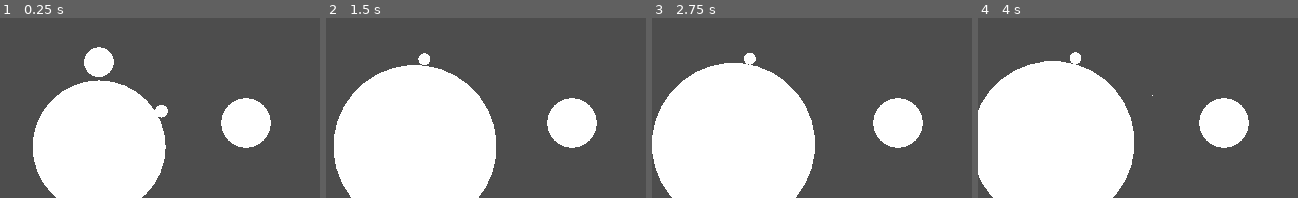
Above: before the commit, frames 1-4 (left to right).
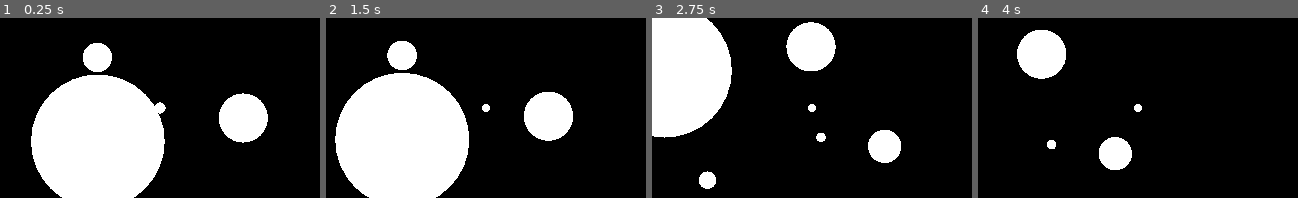
Above: after the commit, the same moments.

Repository: yiduu76/BubbleEater
Game: Godot game, scene res://tscns/world.tscn
The game is run twice, just before and just after one commit, with the same random seed, the same clock (stepped at 60 frames per second) and the same inputs.
Inputs (mouse positions are in pixels of both pictures, inside the frame that each line leads up to):
- Up to frame 1 (0.25 s): no input
- Up to frame 2 (1.5 s): move the mouse to (556, 99) at 0.52 s; hold Right (ui_right) 0.53-1.28 s; move the mouse to (422, 117) at 1.27 s; hold Down (ui_down) from 1.28 s (still down)
- Up to frame 3 (2.75 s): move the mouse to (844, 68) at 2.02 s; release Down (ui_down) at 2.03 s; hold Right (ui_right) from 2.03 s (still down)
- Up to frame 4 (4 s): move the mouse to (1122, 144) at 2.77 s; release Right (ui_right) at 2.78 s; hold Up (ui_up) 2.78-3.53 s; move the mouse to (1234, 135) at 3.52 s; hold Left (ui_left) from 3.53 s (still down)

The runs differ from the first frame. In frame 1, 74% of the frame differs, in the area x 0-100%, y 0-100%; in frame 2, 75%; in frame 3, 93%; in frame 4, 97%.

Commit message:
some optimize

Diff:
--- a/project.godot
+++ b/project.godot
@@ -19,7 +19,50 @@
 
 window/size/viewport_width=320
 window/size/viewport_height=180
+window/size/mode=2
+window/size/transparent=true
+window/per_pixel_transparency/allowed=true
+
+[input]
+
+ui_left={
+"deadzone": 0.5,
+"events": [Object(InputEventKey,"resource_local_to_scene":false,"resource_name":"","device":0,"window_id":0,"alt_pressed":false,"shift_pressed":false,"ctrl_pressed":false,"meta_pressed":false,"pressed":false,"keycode":4194319,"physical_keycode":0,"key_label":0,"unicode":0,"echo":false,"script":null)
+, Object(InputEventJoypadButton,"resource_local_to_scene":false,"resource_name":"","device":0,"button_index":13,"pressure":0.0,"pressed":false,"script":null)
+, Object(InputEventJoypadMotion,"resource_local_to_scene":false,"resource_name":"","device":0,"axis":0,"axis_value":-1.0,"script":null)
+, Object(InputEventKey,"resource_local_to_scene":false,"resource_name":"","device":-1,"window_id":0,"alt_pressed":false,"shift_pressed":false,"ctrl_pressed":false,"meta_pressed":false,"pressed":false,"keycode":0,"physical_keycode":65,"key_label":0,"unicode":97,"echo":false,"script":null)
+]
+}
+ui_right={
+"deadzone": 0.5,
+"events": [Object(InputEventKey,"resource_local_to_scene":false,"resource_name":"","device":0,"window_id":0,"alt_pressed":false,"shift_pressed":false,"ctrl_pressed":false,"meta_pressed":false,"pressed":false,"keycode":4194321,"physical_keycode":0,"key_label":0,"unicode":0,"echo":false,"script":null)
+, Object(InputEventJoypadButton,"resource_local_to_scene":false,"resource_name":"","device":0,"button_index":14,"pressure":0.0,"pressed":false,"script":null)
+, Object(InputEventJoypadMotion,"resource_local_to_scene":false,"resource_name":"","device":0,"axis":0,"axis_value":1.0,"script":null)
+, Object(InputEventKey,"resource_local_to_scene":false,"resource_name":"","device":-1,"window_id":0,"alt_pressed":false,"shift_pressed":false,"ctrl_pressed":false,"meta_pressed":false,"pressed":false,"keycode":0,"physical_keycode":68,"key_label":0,"unicode":100,"echo":false,"script":null)
+]
+}
+ui_up={
+"deadzone": 0.5,
+"events": [Object(InputEventKey,"resource_local_to_scene":false,"resource_name":"","device":0,"window_id":0,"alt_pressed":false,"shift_pressed":false,"ctrl_pressed":false,"meta_pressed":false,"pressed":false,"keycode":4194320,"physical_keycode":0,"key_label":0,"unicode":0,"echo":false,"script":null)
+, Object(InputEventJoypadButton,"resource_local_to_scene":false,"resource_name":"","device":0,"button_index":11,"pressure":0.0,"pressed":false,"script":null)
+, Object(InputEventJoypadMotion,"resource_local_to_scene":false,"resource_name":"","device":0,"axis":1,"axis_value":-1.0,"script":null)
+, Object(InputEventKey,"resource_local_to_scene":false,"resource_name":"","device":-1,"window_id":0,"alt_pressed":false,"shift_pressed":false,"ctrl_pressed":false,"meta_pressed":false,"pressed":false,"keycode":0,"physical_keycode":87,"key_label":0,"unicode":119,"echo":false,"script":null)
+]
+}
+ui_down={
+"deadzone": 0.5,
+"events": [Object(InputEventKey,"resource_local_to_scene":false,"resource_name":"","device":0,"window_id":0,"alt_pressed":false,"shift_pressed":false,"ctrl_pressed":false,"meta_pressed":false,"pressed":false,"keycode":4194322,"physical_keycode":0,"key_label":0,"unicode":0,"echo":false,"script":null)
+, Object(InputEventJoypadButton,"resource_local_to_scene":false,"resource_name":"","device":0,"button_index":12,"pressure":0.0,"pressed":false,"script":null)
+, Object(InputEventJoypadMotion,"resource_local_to_scene":false,"resource_name":"","device":0,"axis":1,"axis_value":1.0,"script":null)
+, Object(InputEventKey,"resource_local_to_scene":false,"resource_name":"","device":-1,"window_id":0,"alt_pressed":false,"shift_pressed":false,"ctrl_pressed":false,"meta_pressed":false,"pressed":false,"keycode":0,"physical_keycode":83,"key_label":0,"unicode":115,"echo":false,"script":null)
+]
+}
 
 [physics]
 
 2d/default_gravity=0.0
+
+[rendering]
+
+environment/defaults/default_clear_color=Color(0.301961, 0.301961, 0.301961, 0)
+viewport/transparent_background=true
--- a/scripts/classes/myrigid.gd
+++ b/scripts/classes/myrigid.gd
@@ -4,6 +4,7 @@
 @export var is_player : bool = false
 @export var health :float = 10.0
 @export var floating_health :float = 0.0
+@onready var my_cammera=null
 func _ready() -> void:
 	set_collision_layer_value(2,true)
 	set_collision_mask_value(2,true)
@@ -13,14 +14,29 @@
 	add_poly()
 	body_entered.connect(_on_body_entered)
 	body_exited.connect(_on_body_exited)
+	if is_player:
+		add_camerra()
+
+func add_camerra():
+	my_cammera=Camera2D.new()
+	add_child(my_cammera)
+	my_cammera.make_current()
 
 func _physics_process(_delta: float) -> void:
 	_move()
+	camera_control()
+
+func camera_control():
+	if my_cammera!=null:
+		(my_cammera as Camera2D).zoom.x=lerp(my_cammera.zoom.x,clampf((1-health/1000.0),0.1,3),0.1)
+		(my_cammera as Camera2D).zoom.y=lerp(my_cammera.zoom.y,clampf((1-health/1000.0),0.1,3),0.1)
+
+
 
 func _process(_delta: float) -> void:
 	if floating_health!=0:
 		health+=floating_health
-		if health<=0:
+		if health<=1.0:
 			queue_free()
 			return
 		update_poly_coly()
@@ -39,14 +55,16 @@
 
 func _move():
 	if is_player:
-		var temp_dir=-(global_position-get_global_mouse_position()) as Vector2
+		#var temp_dir=-(global_position-get_global_mouse_position()) as Vector2
+		var temp_dir=Input.get_vector("ui_left","ui_right","ui_up","ui_down")
 		var angel_gap=linear_velocity.normalized().angle_to(temp_dir)
-		constant_force=temp_dir.normalized()*50*(1.0+abs(angel_gap))
+		constant_force=temp_dir.normalized()*50*(1.0+abs(angel_gap))*mass
 
 func update_poly_coly():
 	clear_all_poly_coly()
 	add_poly()
 	add_collision()
+	mass=1+health/100.0
 
 func clear_all_poly_coly():
 	for i in get_children():
--- a/tscns/scripts/world.gd
+++ b/tscns/scripts/world.gd
@@ -2,6 +2,7 @@
 func _ready() -> void:
 	add_randdom_rigid()
 	pass
+
 
 func add_randdom_rigid():
 	for i in 99:
@@ -10,5 +11,3 @@
 		temp_rigid.health=rand_health
 		add_child(temp_rigid)
 		temp_rigid.global_translate(Vector2(randi_range(-100,2000),randi_range(-100,2000)))
-		pass
-	pass
Not shown, changed: README.md
